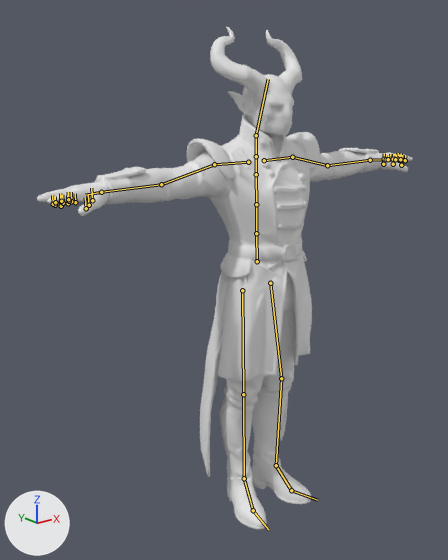
Two versions of the glTF model assets/game/folk/demonsteward.glb, one commit apart.
The view is the same before and after, from a 50 mm lens placed at (-1.596, -1.712, 1.749), pointed at (-0.108, 0.148, 1.006). The axes (+X, +Y, +Z) are drawn at lower left. The lights are the same throughout. The first picture is the older version. Both versions are drawn at the pose saved in each file; the numbers are the values there. The bones that change, and the others that lie on the model, are drawn over the model as lines.

Names of what the first picture shows: 'char1'.
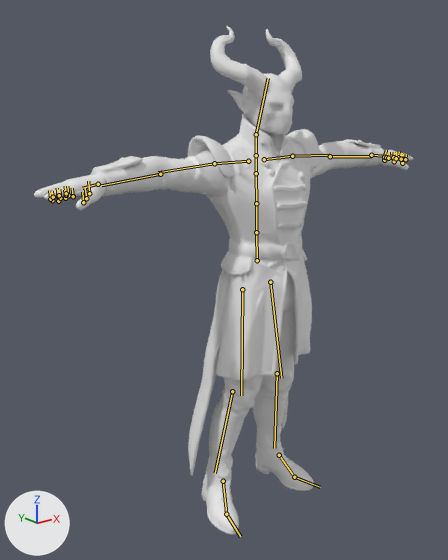
The edits, one by one:
Bone 'mixamorig:LeftArm' (bone_mixamorig_leftarm) turns from (0, 0, 0) to (-2, 0, 10) degrees about its own x, y and z.
Bone 'mixamorig:LeftForeArm' (bone_mixamorig_leftforearm) turns from (0, 0, 0) to (8, 1, -14) degrees about its own x, y and z.
Bone 'mixamorig:RightArm' (bone_mixamorig_rightarm) turns from (0, 0, 0) to (-5, 0, -8) degrees about its own x, y and z.
Bone 'mixamorig:RightForeArm' (bone_mixamorig_rightforearm) turns from (0, 0, 0) to (10, 0, 8) degrees about its own x, y and z.
Bone 'mixamorig:LeftLeg' (bone_mixamorig_leftleg) turns from (0, 0, 0) to (7, 0, -9) degrees about its own x, y and z.
Bone 'mixamorig:RightUpLeg' (bone_mixamorig_rightupleg) turns from (0, 0, 0) to (-2, 0, 4) degrees about its own x, y and z.
Bone 'mixamorig:RightLeg' (bone_mixamorig_rightleg) turns from (0, 0, 0) to (9, 0, 5) degrees about its own x, y and z.

Boxes [x1, y1, x2, y2] around the edits, measured in the pictures (448 x 560 px):
'char1', posed: before [37, 27, 413, 530]; after [34, 26, 413, 535]
bone 'mixamorig:LeftArm', root to tip: before (292, 157) to (327, 165); after (292, 156) to (329, 155)
bone 'mixamorig:LeftForeArm', root to tip: before (327, 165) to (370, 160); after (330, 156) to (371, 156)
bone 'mixamorig:RightArm', root to tip: before (214, 164) to (161, 184); after (214, 163) to (158, 172)
bone 'mixamorig:RightForeArm', root to tip: before (161, 184) to (101, 192); after (160, 174) to (101, 185)
bone 'mixamorig:LeftLeg', root to tip: before (281, 378) to (276, 465); after (277, 373) to (274, 448)
bone 'mixamorig:RightUpLeg', root to tip: before (242, 290) to (243, 394); after (242, 289) to (241, 395)
bone 'mixamorig:RightLeg', root to tip: before (243, 394) to (244, 478); after (232, 391) to (215, 473)
